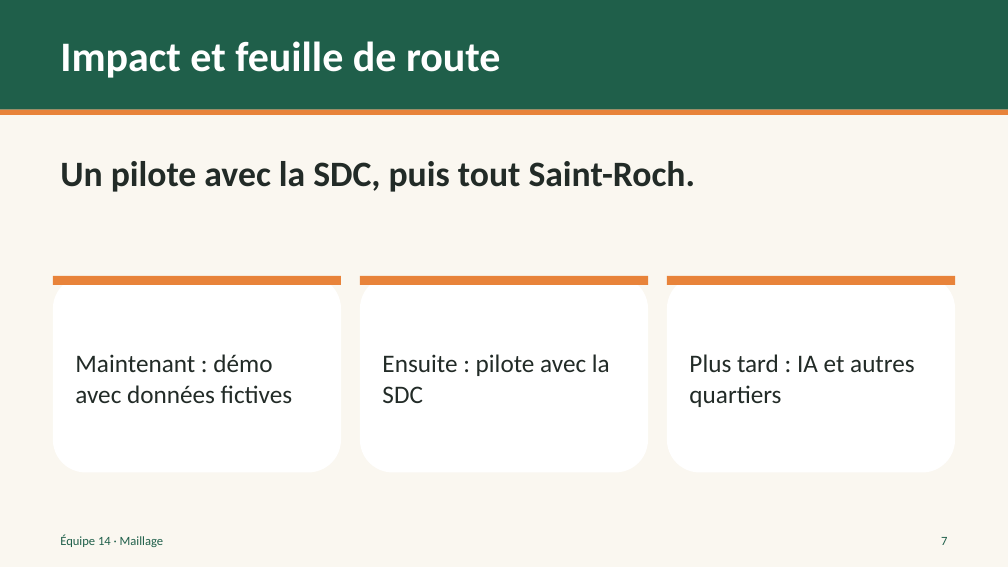
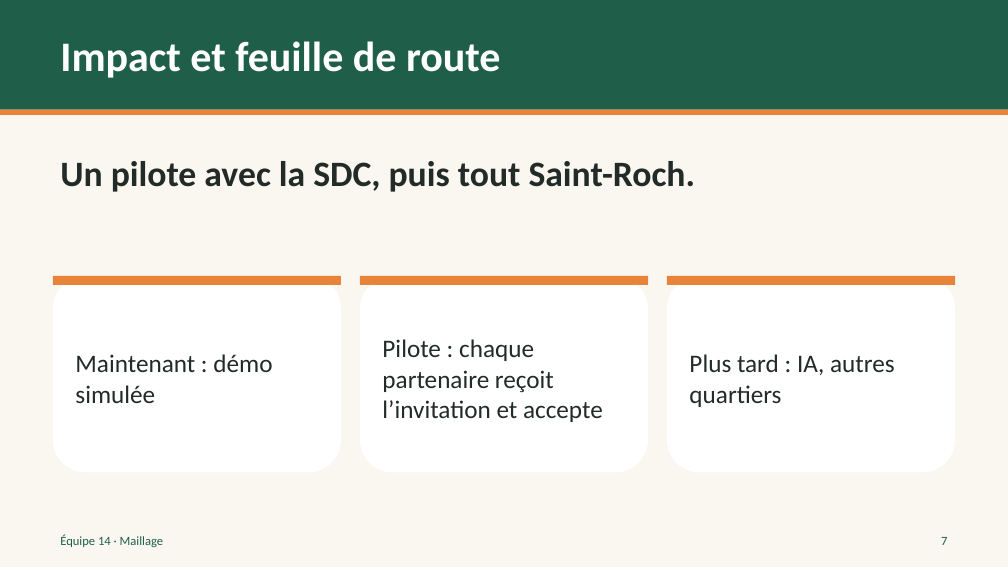
Before and after one commit to cianthiffault2006-png/hackathon-saint-roch-2026, a slide deck: slide 7 of docs/pitch/Maillage.pptx. Drawn at 1008x567 pixels with LibreOffice and Linux fonts; fonts in the diff are those of the drawing. Boxes give left, top, right and bottom in pixels: in the first picture for what was removed or moved away, otherwise in the second. Text is boxed around its words. In the diff, an @@ line names an element or a change of style, - is before the commit and + after.

Commit message:
Pitch: corrections du jury (sécurité, coût, boucle pilote, IA, score, preuves), pptx régénéré

```diff
--- a/docs/pitch/Maillage.pptx
+++ b/docs/pitch/Maillage.pptx
@@ text at (x1=75, y1=354, x2=272, y2=403): text changed @@
-Maintenant : démo avec données fictives
+Maintenant : démo simulée
@@ text at (x1=382, y1=339, x2=603, y2=422): text changed @@
-Ensuite : pilote avec la SDC
+Pilote : chaque partenaire reçoit l’invitation et accepte
@@ text at (x1=689, y1=354, x2=895, y2=407): text changed @@
-Plus tard : IA et autres quartiers
+Plus tard : IA, autres quartiers
```
Also in this commit, not shown: 2 other slides changed, 3 other files.
